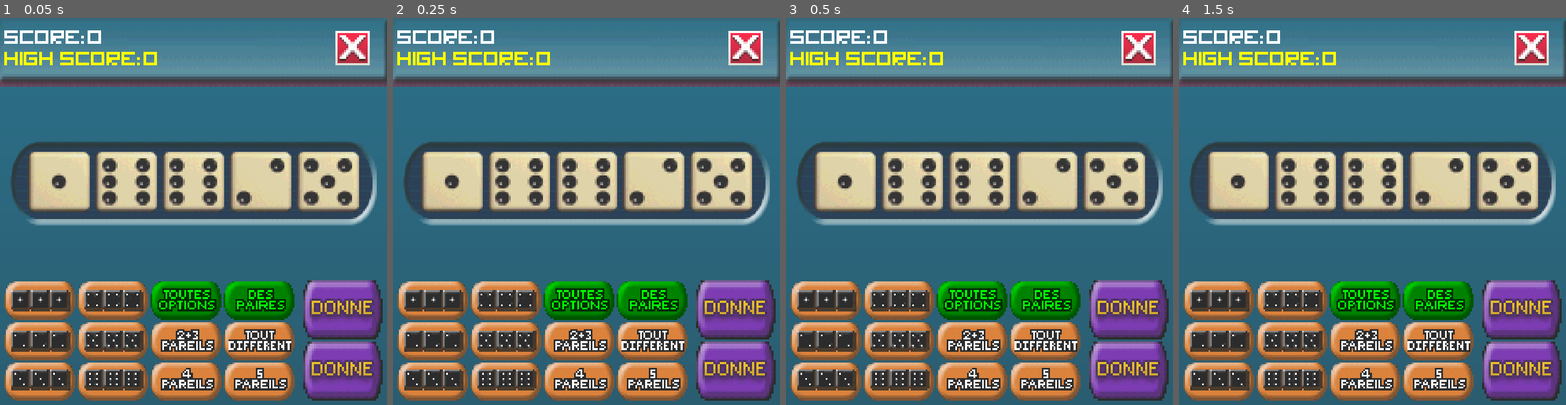
Above: before the commit, frames 1-4 (left to right).
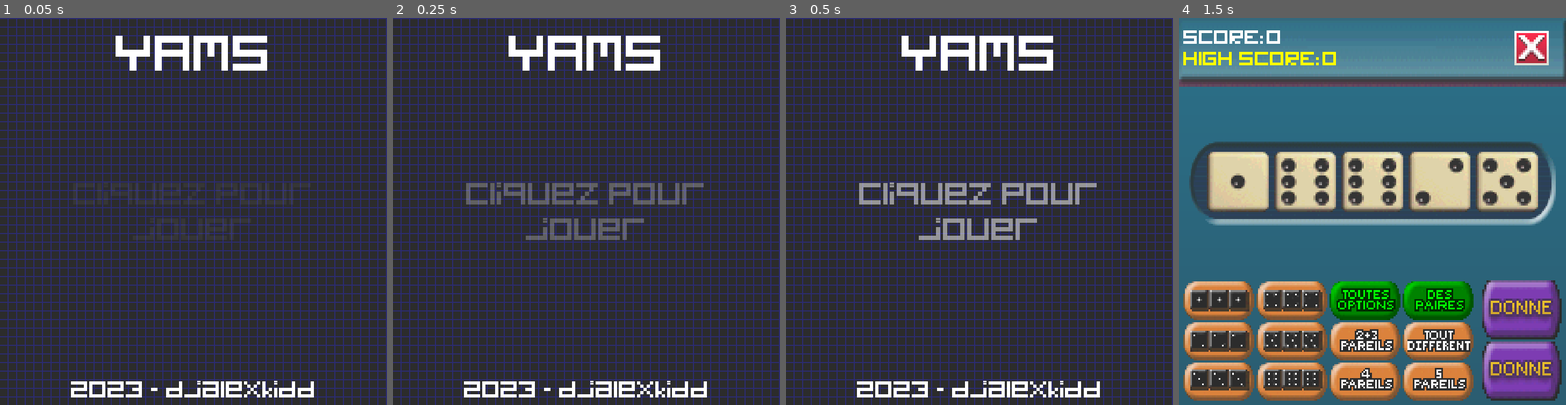
Above: after the commit, the same moments.

Repository: djalexkidd/yams
Game: Godot game, scene res://scenes/title_screen.tscn
The game is run twice, just before and just after one commit, with the same random seed, the same clock (stepped at 60 frames per second) and the same inputs. Before the commit the project starts from res://scenes/game.tscn. Sound files missing from this copy of the repository are replaced by a short silence.
Inputs (mouse positions are in pixels of both pictures, inside the frame that each line leads up to):
- Up to frame 1 (0.05 s): no input
- Up to frame 2 (0.25 s): no input
- Up to frame 3 (0.5 s): no input
- Up to frame 4 (1.5 s): click (1523, 308) at 0.52 s; click (1523, 308) at 1.25 s

The runs differ from the first frame. In frame 1, 94% of the frame differs, in the area x 0-100%, y 0-100%; in frame 2, 94%; in frame 3, 94%; in frame 4, nothing differs.

Commit message:
Écran Titre

Diff:
--- a/project.godot
+++ b/project.godot
@@ -11,7 +11,7 @@
 [application]
 
 config/name="Yams"
-run/main_scene="res://scenes/game.tscn"
+run/main_scene="res://scenes/title_screen.tscn"
 config/features=PackedStringArray("4.1", "GL Compatibility")
 boot_splash/bg_color=Color(0, 0, 0.388235, 1)
 boot_splash/image="res://assets/splash.png"
@@ -29,6 +29,14 @@
 window/stretch/aspect="expand"
 window/handheld/orientation=6
 
+[input]
+
+start={
+"deadzone": 0.5,
+"events": [Object(InputEventMouseButton,"resource_local_to_scene":false,"resource_name":"","device":-1,"window_id":0,"alt_pressed":false,"shift_pressed":false,"ctrl_pressed":false,"meta_pressed":false,"button_mask":0,"position":Vector2(0, 0),"global_position":Vector2(0, 0),"factor":1.0,"button_index":1,"canceled":false,"pressed":false,"double_click":false,"script":null)
+]
+}
+
 [rendering]
 
 renderer/rendering_method="gl_compatibility"
--- /dev/null
+++ b/scenes/title_screen.tscn
@@ -0,0 +1,120 @@
+[gd_scene load_steps=7 format=3 uid="uid://vbax6cg683w3"]
+
+[ext_resource type="Script" path="res://scripts/title_screen.gd" id="1_bjs66"]
+[ext_resource type="Texture2D" uid="uid://cwrx7bw1ij1du" path="res://assets/backgrounds/blue_grid.png" id="2_114ph"]
+[ext_resource type="FontFile" uid="uid://dhc1te1njn76y" path="res://assets/fonts/digitalix.ttf" id="5_dcnyh"]
+
+[sub_resource type="Animation" id="Animation_udmxt"]
+length = 0.001
+tracks/0/type = "value"
+tracks/0/imported = false
+tracks/0/enabled = true
+tracks/0/path = NodePath("PressStart:modulate")
+tracks/0/interp = 1
+tracks/0/loop_wrap = true
+tracks/0/keys = {
+"times": PackedFloat32Array(0),
+"transitions": PackedFloat32Array(1),
+"update": 0,
+"values": [Color(1, 1, 1, 0)]
+}
+
+[sub_resource type="Animation" id="Animation_7bxjv"]
+resource_name = "blink"
+length = 2.0
+loop_mode = 1
+tracks/0/type = "value"
+tracks/0/imported = false
+tracks/0/enabled = true
+tracks/0/path = NodePath("PressStart:modulate")
+tracks/0/interp = 1
+tracks/0/loop_wrap = true
+tracks/0/keys = {
+"times": PackedFloat32Array(0, 1, 2),
+"transitions": PackedFloat32Array(1, 1, 1),
+"update": 0,
+"values": [Color(1, 1, 1, 0), Color(1, 1, 1, 1), Color(1, 1, 1, 0)]
+}
+
+[sub_resource type="AnimationLibrary" id="AnimationLibrary_h853h"]
+_data = {
+"RESET": SubResource("Animation_udmxt"),
+"blink": SubResource("Animation_7bxjv")
+}
+
+[node name="TitleScreen" type="Control"]
+texture_filter = 1
+layout_mode = 3
+anchors_preset = 15
+anchor_right = 1.0
+anchor_bottom = 1.0
+grow_horizontal = 2
+grow_vertical = 2
+script = ExtResource("1_bjs66")
+
+[node name="Background" type="TextureRect" parent="."]
+layout_mode = 1
+anchors_preset = 15
+anchor_right = 1.0
+anchor_bottom = 1.0
+grow_horizontal = 2
+grow_vertical = 2
+scale = Vector2(2, 2)
+texture = ExtResource("2_114ph")
+expand_mode = 5
+
+[node name="TitleLabel" type="Label" parent="."]
+layout_mode = 1
+anchors_preset = 5
+anchor_left = 0.5
+anchor_right = 0.5
+offset_left = -305.0
+offset_top = 32.0
+offset_right = 305.0
+offset_bottom = 102.0
+grow_horizontal = 2
+theme_override_fonts/font = ExtResource("5_dcnyh")
+theme_override_font_sizes/font_size = 66
+text = "YAMS"
+horizontal_alignment = 1
+
+[node name="PressStart" type="Label" parent="."]
+modulate = Color(1, 1, 1, 0)
+layout_mode = 1
+anchors_preset = 8
+anchor_left = 0.5
+anchor_top = 0.5
+anchor_right = 0.5
+anchor_bottom = 0.5
+offset_left = -305.0
+offset_top = -35.0
+offset_right = 305.0
+offset_bottom = 35.0
+grow_horizontal = 2
+grow_vertical = 2
+theme_override_constants/line_spacing = 24
+theme_override_fonts/font = ExtResource("5_dcnyh")
+theme_override_font_sizes/font_size = 41
+text = "Touchez l'ecran pour jouer"
+horizontal_alignment = 1
+autowrap_mode = 3
+
+[node name="AuthorLabel" type="Label" parent="."]
+layout_mode = 1
+anchors_preset = 12
+anchor_top = 1.0
+anchor_right = 1.0
+anchor_bottom = 1.0
+offset_top = -45.0
+grow_horizontal = 2
+grow_vertical = 0
+theme_override_fonts/font = ExtResource("5_dcnyh")
+theme_override_font_sizes/font_size = 31
+text = "2023 - djalexkidd"
+horizontal_alignment = 1
+
+[node name="AnimationPlayer" type="AnimationPlayer" parent="."]
+autoplay = "blink"
+libraries = {
+"": SubResource("AnimationLibrary_h853h")
+}
--- /dev/null
+++ b/scripts/title_screen.gd
@@ -0,0 +1,9 @@
+extends Control
+
+func _ready():
+	if OS.get_name() != "Android":
+		$PressStart.text = "Cliquez pour jouer"
+
+func _process(delta):
+	if Input.is_action_just_pressed("start"):
+		get_tree().change_scene_to_file("res://scenes/game.tscn")
Not shown, removed: assets/sounds/reroll.ogg.import
Not shown, removed: assets/sounds/wild.ogg.import
Not shown, removed: assets/sounds/reroll.ogg
Not shown, removed: assets/sounds/wild.ogg
